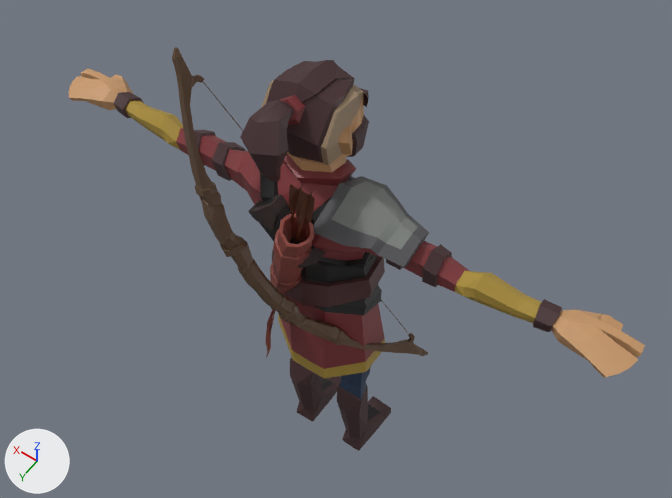
What one commit did to the glTF model client/models/benji.glb.
Before and after are seen from a 50 mm lens placed at (-1.1, 1.51, 3.44), pointed at (0.07, -0.12, 0.88). Arrows for +X, +Y and +Z are at lower left; the lights stay in place. Where no turn or scale is listed for an object, it has been applied to the vertices. Vertices at the same position are counted once.

In view in the first picture: 'SK_Character_Human_Warrior_Mesh.002', 'SK_Item_SwordHolder_Mesh.001', 'SK_Item_WarriorSholderArmor_Mesh', 'bow', 'quiver'.
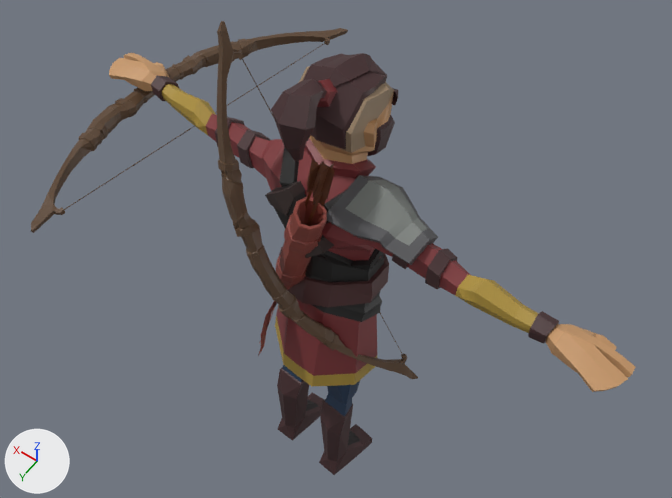
Scene script edits in JSON lines:
```json
{"op": "add", "block": "mat_bow_001", "code": ["mat_bow_001 = principled_material('Bow.001')", "mat_bow_001.base_color = (0.11, 0.0604, 0.0305)  # brown #5d4631"]}
{"block": "me_bow", "where": "me_bow.from_pydata(...)  # 528 vertices, 1040 faces; spans x -0.335..0.393, y -0.127..0.322, z 0.559..1.815"}
{"block": "me_bow", "where": "# used by ob_bow; location = (0.0, 0.0, 0.0)"}
{"block": "me_bow", "change": "me_bow part 1: the whole mesh is multiplied about its middle by the matrix ((0.993, 0.114, -0.019), (-0.115, 0.984, -0.137), (0.003, 0.138, 0.99)), then moved by (0.002, -0.057, -0.036)"}
{"block": "me_bow_and_arrow", "where": "me_bow_and_arrow.from_pydata(...)  # 402 vertices, 592 faces; spans x -0.181..0.185, y 0.069..0.348, z 0.646..1.733"}
{"block": "me_bow_and_arrow", "where": "# used by ob_quiver; location = (0.0, 0.0, 0.0)"}
{"block": "me_bow_and_arrow", "change": "me_bow_and_arrow part 2: the whole mesh is multiplied about its middle by the matrix ((0.993, 0.114, -0.019), (-0.115, 0.984, -0.137), (0.003, 0.138, 0.99)), then moved by (0.015, -0.056, -0.02)"}
{"block": "me_sk_character_human_warrior_mesh_002mesh", "where": "me_sk_character_human_warrior_mesh_002mesh.from_pydata(...)  # 931 vertices, 1748 faces; spans x -1.0..1.05, y -0.12..0.3, z -0.03..1.81"}
{"block": "me_sk_character_human_warrior_mesh_002mesh", "where": "# used by ob_sk_character_human_warrior_mesh_002; location = (0.0, 0.0, 0.0)"}
{"block": "me_sk_character_human_warrior_mesh_002mesh", "change": "me_sk_character_human_warrior_mesh_002mesh part 3: the whole mesh is multiplied about its middle by the matrix ((0.993, 0.114, -0.019), (-0.115, 0.984, -0.137), (0.003, 0.138, 0.99)), then moved by (0.01, -0.02, -0.03)"}
{"block": "me_sk_item_swordholder_mesh_001mesh", "where": "me_sk_item_swordholder_mesh_001mesh.from_pydata(...)  # 51 vertices, 98 faces; spans x -0.089..0.159, y 0.144..0.219, z 1.173..1.423"}
{"block": "me_sk_item_swordholder_mesh_001mesh", "where": "# used by ob_sk_item_swordholder_mesh_001; location = (0.0, 0.0, 0.0)"}
{"block": "me_sk_item_swordholder_mesh_001mesh", "change": "me_sk_item_swordholder_mesh_001mesh part 4: the whole mesh is multiplied about its middle by the matrix ((0.993, 0.114, -0.019), (-0.115, 0.984, -0.137), (0.003, 0.138, 0.99)), then moved by (0.009, -0.074, -0.025)"}
{"block": "me_sk_item_warriorsholderarmor_meshmesh", "where": "me_sk_item_warriorsholderarmor_meshmesh.from_pydata(...)  # 39 vertices, 74 faces; spans x -0.357..-0.067, y -0.042..0.203, z 1.345..1.508"}
{"block": "me_sk_item_warriorsholderarmor_meshmesh", "where": "# used by ob_sk_item_warriorsholderarmor_mesh; location = (0.0, 0.0, 0.0)"}
{"block": "me_sk_item_warriorsholderarmor_meshmesh", "change": "me_sk_item_warriorsholderarmor_meshmesh part 5: the whole mesh is multiplied about its middle by the matrix ((0.993, 0.114, -0.019), (-0.115, 0.984, -0.137), (0.003, 0.138, 0.99)), then moved by (-0.003, -0.062, -0.041)"}
{"op": "add", "block": "me_bow_001", "code": ["me_bow_001 = bpy.data.meshes.new('bow.001')", "me_bow_001.from_pydata(...)  # 528 vertices, 1040 faces; spans x 0.543..0.917, y -0.864..0.599, z 1.11..1.256", "me_bow_001.materials.append(mat_bow_001)  # brown #5d4631"]}
{"op": "add", "block": "ob_hand_bow", "code": ["ob_hand_bow = bpy.data.objects.new('hand_bow', me_bow_001)", "ob_hand_bow.location = (0.0, 0.0, 0.0)"]}
```

Where the change shows, as pixel boxes [x1, y1, x2, y2] in the pictures (672 x 498 px):
```json
{"object": "SK_Character_Human_Warrior_Mesh.002", "change": "reshaped", "before": [69, 60, 645, 451], "after": [109, 53, 635, 475], "on screen": "9% narrower, 8% taller"}
{"object": "bow", "change": "reshaped", "before": [172, 47, 428, 356], "after": [217, 21, 418, 379], "on screen": "21% narrower, 16% taller"}
{"object": "SK_Item_WarriorSholderArmor_Mesh", "change": "reshaped", "before": [313, 176, 429, 267], "after": [327, 175, 438, 265]}
{"object": "hand_bow", "change": "added", "after": [31, 28, 348, 233], "on screen": "brown"}
{"object": "quiver", "change": "reshaped", "before": [265, 184, 315, 358], "after": [258, 159, 335, 356], "on screen": "53% wider, 13% taller"}
{"object": "SK_Item_SwordHolder_Mesh.001", "change": "reshaped", "before": [248, 195, 326, 268], "after": [265, 181, 334, 258], "on screen": "11% narrower"}
```
